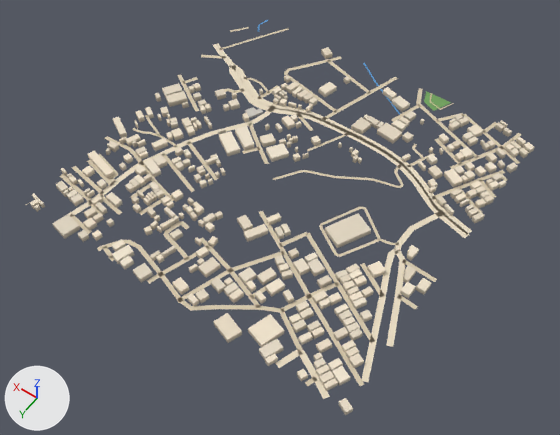
One commit to the glTF model public/assets/bengaluru-region-v1/tiles/t-12_-16-l0.glb: the scene before it, then after it.
Before and after are seen from a camera (50 mm lens) standing at (-6151.0, -7166.0, 804.0) and looking at (-5770.0, -7700.0, -35.0). The axes (+X, +Y, +Z) are drawn at lower left. The lights are the same throughout. The first picture is the older version.

Names of what the first picture shows: 'building', 'ground' and 1 more.
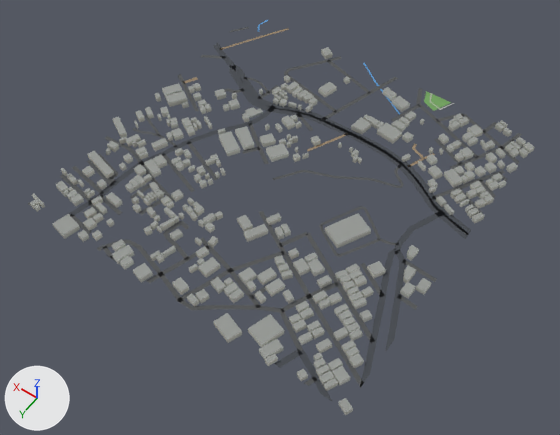
Location of each change, (x1, y1, x2, y2) in pixels of the pictures (560 x 435 px; the box of a moved part takes in the faces that stretch with it):
'ground', reshaped
    before: (26, 27, 522, 399)
    after: (28, 27, 522, 402)
part 1 of me_building, recoloured
    both: (30, 47, 534, 415)
part 2 of me_ground, moved or reshaped
    both: (369, 77, 522, 282)
part 3 of me_ground, moved or reshaped
    before: (275, 295, 401, 399)
    after: (274, 295, 401, 402)
part 4 of me_ground, moved or reshaped
    before: (55, 136, 212, 311)
    after: (28, 136, 217, 310)
part 5 of me_ground, moved or reshaped
    before: (177, 27, 309, 83)
    after: (178, 27, 309, 83)
part 6 of me_ground, recoloured
    both: (60, 31, 522, 386)

Edits to the bpy script that builds the scene:
```text
Change me_building:
    used by ob_building; location = (-6000.0, -8000.0, 0.0)
    remove me_building.from_pydata(...)  # 2760 vertices, 3461 faces; spans x -8.0..513.0, y -2.0..512.0, z 0.0..8.0
    add me_building.from_pydata(...)  # 2760 vertices, 4162 faces; spans x -8.0..513.0, y -2.0..512.0, z 0.0..8.0
    me_building part 1: 3461 kept faces spanning x -8.0..513.0, y -2.0..512.0, z 0.0..8.0 get new vertex colours
Change me_ground:
    used by ob_ground; location = (-6000.0, -8000.0, 0.0)
    remove me_ground.from_pydata(...)  # 877 vertices, 703 faces; spans x -4.0..502.0, y -1.0..503.0, z 1.0
    add me_ground.from_pydata(...)  # 899 vertices, 725 faces; spans x 0.0..500.0, y 0.0..500.0, z 1.0
    me_ground part 2: 20 vertices moved from x -1.0..237.0, y -1.0..289.0, z 1.0 to x 0.0..236.0, y 0.0..289.0, z 1.0; 16 vertices removed from x -1.0..187.0, y -1.0..294.0, z 1.0; 24 vertices added at x 0.0..188.0, y 0.0..294.0, z 1.0
    me_ground part 3: 12 vertices moved from x -1.0..87.0, y 415.0..501.0, z 1.0 to x 0.0..87.0, y 415.0..500.0, z 1.0; 10 vertices removed from x -4.0..96.0, y 369.0..503.0, z 1.0; 18 vertices added at x 0.0..96.0, y 371.0..500.0, z 1.0
    me_ground part 4: 10 vertices moved from x 236.0..501.0, y 346.0..501.0, z 1.0 to x 236.0..500.0, y 346.0..500.0, z 1.0; 12 vertices removed from x 219.0..442.0, y 389.0..503.0, z 1.0; 18 vertices added at x 218.0..500.0, y 390.0..500.0, z 1.0
    me_ground part 5: 6 vertices moved from x 367.0..502.0, y 1.0..185.0, z 1.0 to x 367.0..500.0, y 0.0..191.0, z 1.0; 6 vertices removed from x 429.0..502.0, y -1.0..191.0, z 1.0; 10 vertices added at x 425.0..500.0, y 0.0..184.0, z 1.0
    me_ground part 6: 635 kept faces spanning x 0.0..500.0, y 0.0..500.0, z 1.0 get new vertex colours; the middle colour goes from beige #d7c9ae to dark grey #535556
    other edits to the shape of me_ground do not show in these pictures
```
